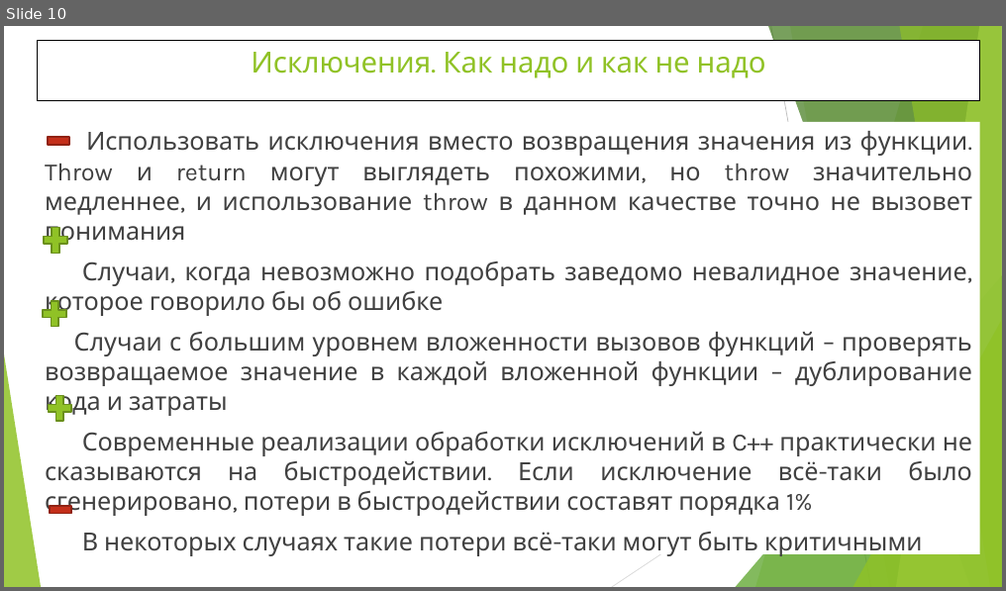
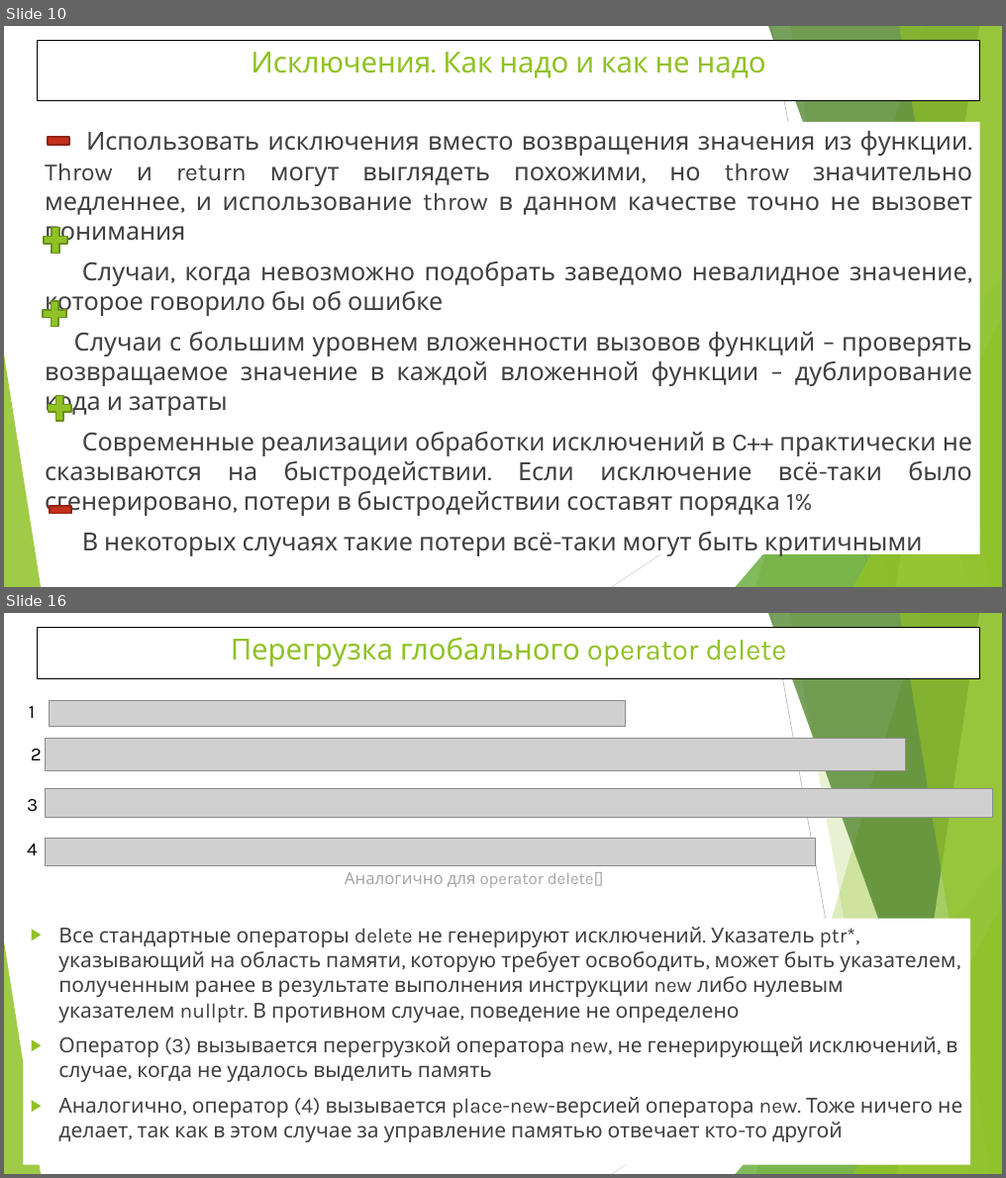
Before and after one commit to WhiteCatStudies/lectures, a slide deck: pt1/lectures/lecture5/lecture5.pptx. Shown one above the other, each under a label of ours: slide 10 before the commit, slides 10 and 16 after it; the slides between them are not shown. The pictures are 1006x591 and 1006x1178 pixels, drawn with LibreOffice and Linux fonts; fonts in the diff are those of the drawing; grey boxes stand for pictures. Boxes give left, top, right and bottom in pixels: in the first picture for what was removed or moved away, otherwise in the second. Text is boxed around its words. In the diff, an @@ line names an element or a change of style, - is before the commit and + after.

Commit message:
pt1 new-delete issues started as part of lecture 5

```diff
--- a/pt1/lectures/lecture5/lecture5.pptx
+++ b/pt1/lectures/lecture5/lecture5.pptx
@@ slide 16 added at <box>4,613,1002,1174</box>, background #FFFFFF; not listed: 10 template elements that a slide beside it also shows @@
@@ title added at <box>37,627,980,679</box>, fill #FFFFFF, outline #000000 0.75 pt, 28 pt, text #90C226 @@
+Перегрузка глобального operator delete
@@ picture added at <box>49,700,626,726</box> @@
@@ text added at <box>29,706,35,718</box>, 18 pt, text #000000 @@
+1
@@ text added at <box>31,749,42,761</box>, 18 pt, text #000000 @@
+2
@@ picture added at <box>45,739,905,771</box> @@
@@ picture added at <box>45,789,993,817</box> @@
@@ text added at <box>27,799,38,812</box>, 18 pt, text #000000 @@
+3
@@ text added at <box>27,844,38,856</box>, 18 pt, text #000000 @@
+4
@@ picture added at <box>45,838,816,865</box> @@
@@ text added at <box>345,872,604,888</box>, 16 pt, text #A6A6A6 @@
+Аналогично для operator delete[]
@@ text added at <box>24,919,970,1165</box>, fill #FFFFFF, 20 pt, text #404040 @@
+▶ Все стандартные операторы delete не генерируют исключений. Указатель ptr*, указывающий на область памяти, которую требует освободить, может быть указателем, полученным ранее в результате выполнения инструкции new либо нулевым указателем nullptr. В противном случае, поведение не определено
+▶ Оператор (3) вызывается перегрузкой оператора new, не генерирующей исключений, в случае, когда не удалось выделить память
+▶ Аналогично, оператор (4) вызывается place-new-версией оператора new. Тоже ничего не делает, так как в этом случае за управление памятью отвечает кто-то другой
```
Also in this commit, not shown: 1 slide changed, 5 other slides added, 1 slide removed, 5 other files.
